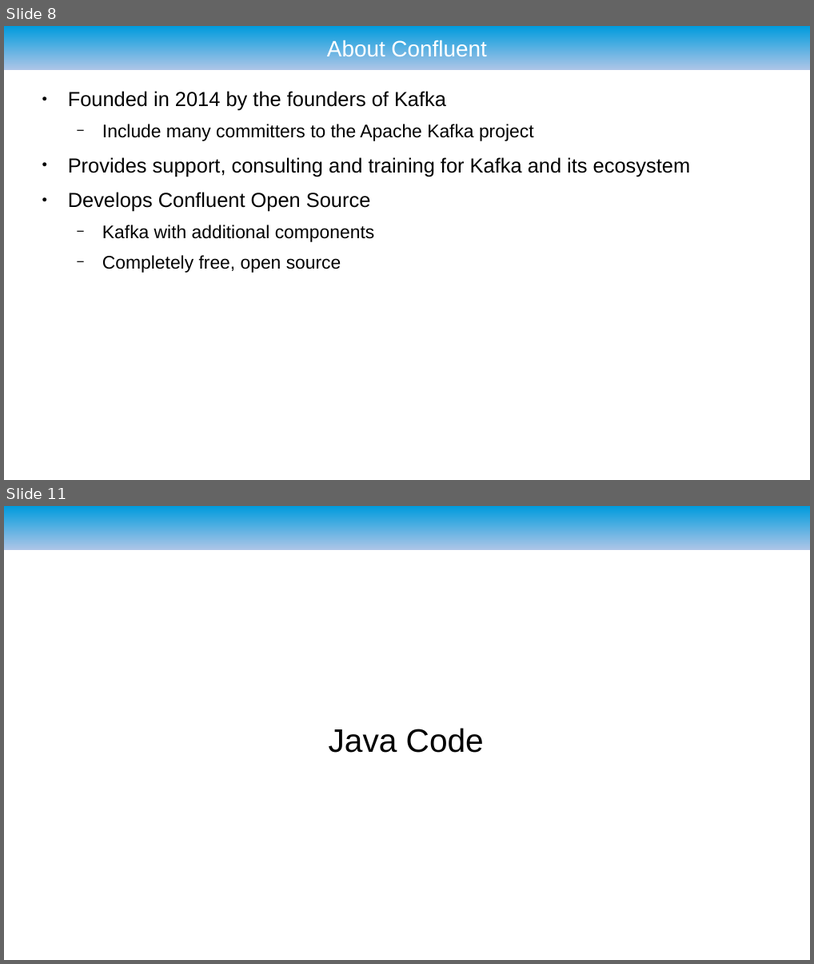
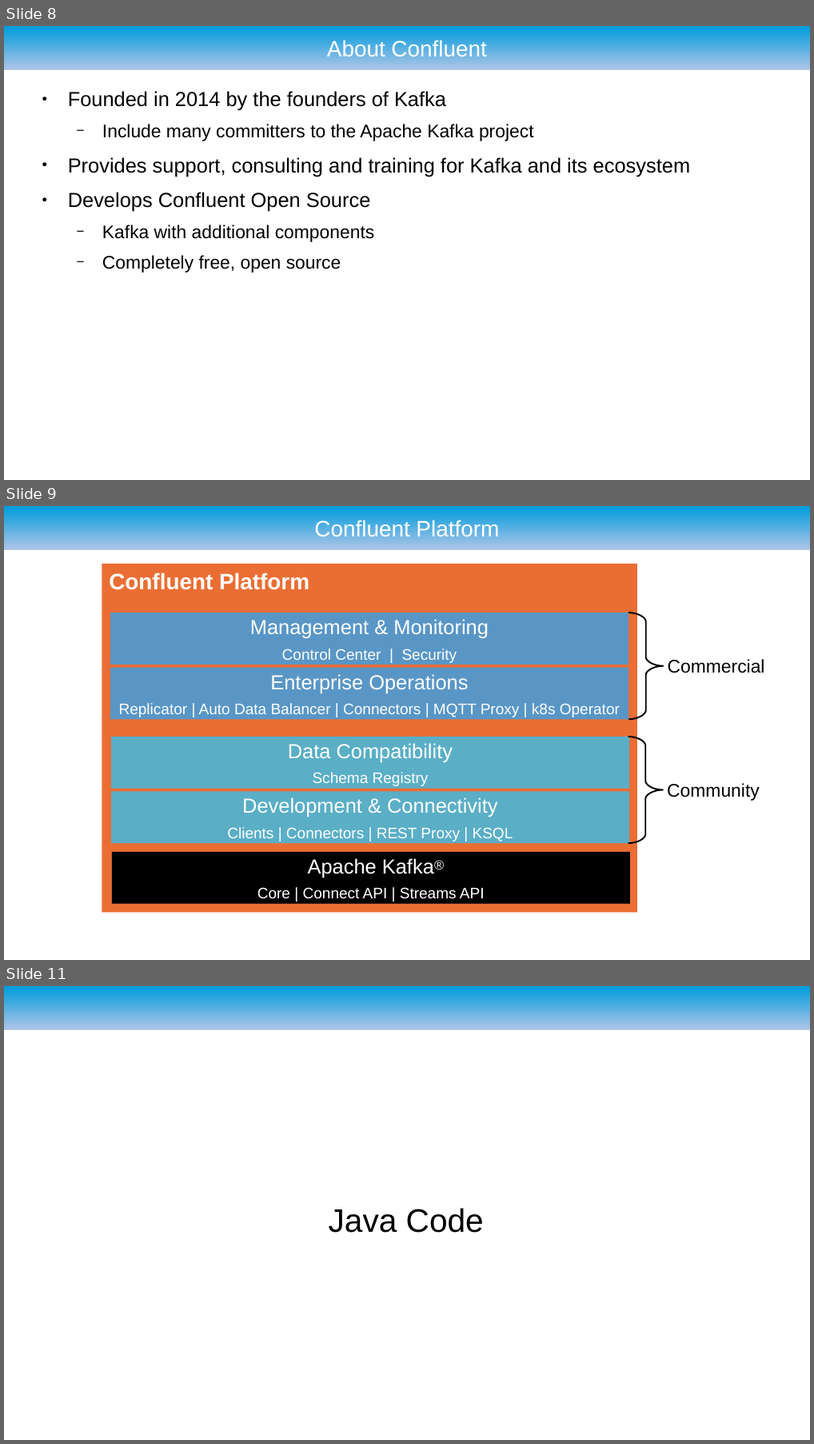
Before and after one commit to ryzlab/kafka-kompetensdag, a slide deck: doc/presentation-umejug.odp. Shown one above the other, each under a label of ours: slides 8 and 11 before the commit, slides 8, 9 and 11 after it; the slides between them are not shown. The pictures are 814x964 and 814x1444 pixels, drawn with LibreOffice and Linux fonts; fonts in the diff are those of the drawing; background and template pictures are left out. Boxes give left, top, right and bottom in pixels: in the first picture for what was removed or moved away, otherwise in the second. Text is boxed around its words. In the diff, an @@ line names an element or a change of style, - is before the commit and + after.

```diff
--- a/doc/presentation-umejug.odp
+++ b/doc/presentation-umejug.odp
@@ slide 9 added at (x1=4, y1=506, x2=810, y2=960), background #FFFFFF; not listed: 1 template element that a slide beside it also shows @@
@@ title added at (x1=314, y1=519, x2=499, y2=537), 22 pt, text #FFFFFF @@
+Confluent Platform
@@ rectangle added at (x1=102, y1=564, x2=638, y2=912), fill #EA6E33, 22 pt, text #FFFFFF, bold @@
+Confluent Platform
@@ rectangle added at (x1=111, y1=613, x2=630, y2=664), fill #5996C6, 15 pt, text #FFFFFF @@
+Management & Monitoring
+Control Center | Security
@@ freeform shape added at (x1=629, y1=613, x2=663, y2=720), outline #000000 1.5 pt @@
@@ rectangle added at (x1=111, y1=667, x2=630, y2=719), fill #5996C6, 15 pt, text #FFFFFF @@
+Enterprise Operations
+Replicator | Auto Data Balancer | Connectors | MQTT Proxy | k8s Operator
@@ text added at (x1=668, y1=659, x2=766, y2=673), 18 pt, text #000000 @@
+Commercial
@@ rectangle added at (x1=111, y1=736, x2=630, y2=788), fill #5AAEC6, 20 pt, text #FFFFFF @@
+Data Compatibility
+Schema Registry
@@ freeform shape added at (x1=629, y1=736, x2=663, y2=844), outline #000000 1.5 pt @@
@@ rectangle added at (x1=111, y1=792, x2=630, y2=844), fill #5AAEC6, 15 pt, text #FFFFFF @@
+Development & Connectivity
+Clients | Connectors | REST Proxy | KSQL
@@ text added at (x1=667, y1=783, x2=760, y2=800), 18 pt, text #000000 @@
+Community
@@ rectangle added at (x1=112, y1=852, x2=631, y2=904), fill #000000, 15 pt, text #FFFFFF @@
+Apache Kafka
+Core | Connect API | Streams API
@@ text added at (x1=428, y1=853, x2=448, y2=875), 13 pt, text #FFFFFF @@
+®
```
Also in this commit, not shown: 12 slides changed, 1 slide removed, 1 other file.
